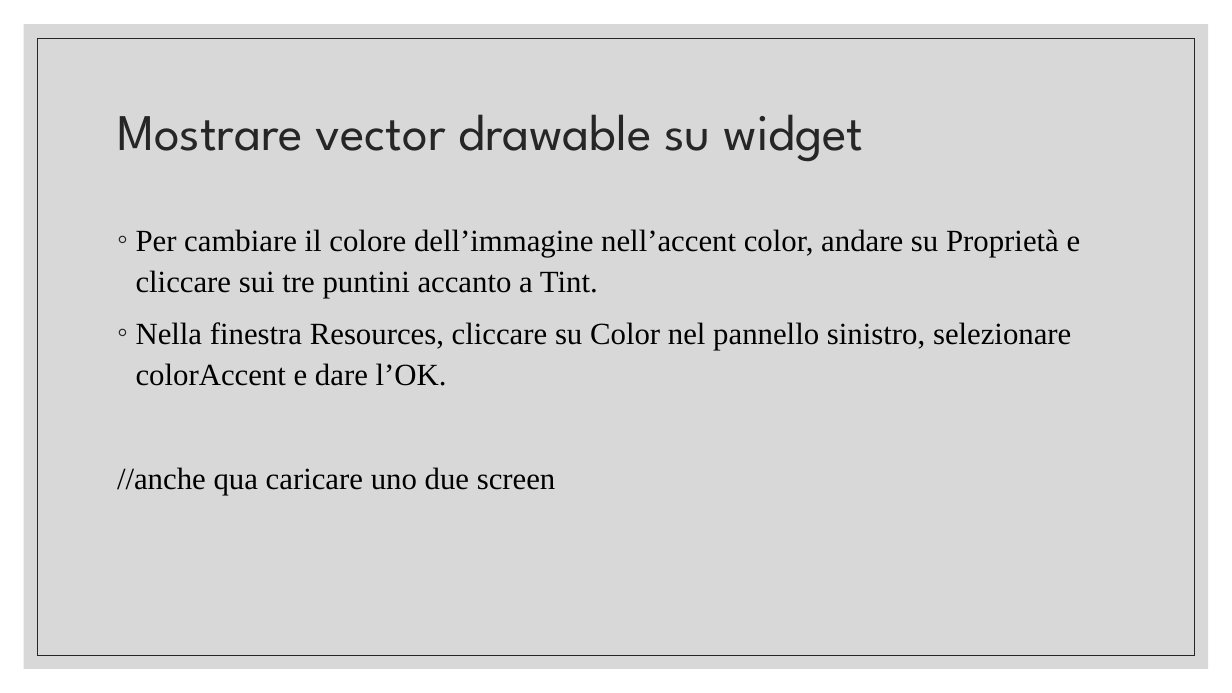
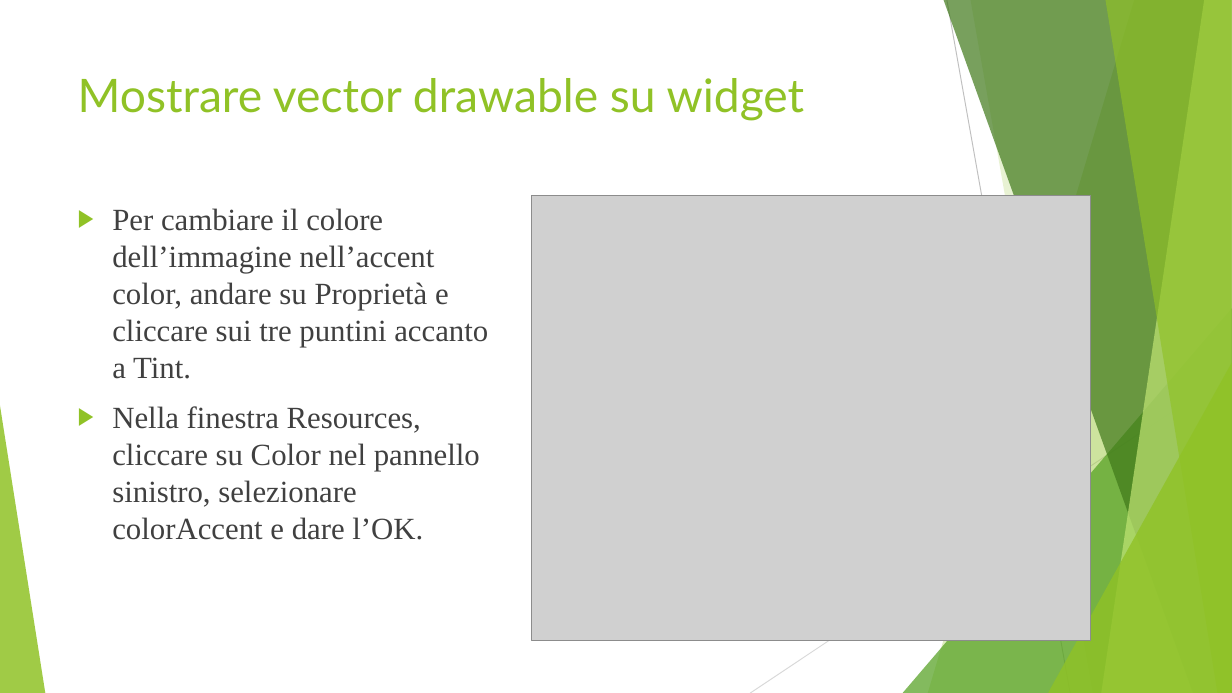
Before and after one commit to tizianotaglienti/Colleghi-Ristretti, a slide deck: slide 37 of Vector asset studio.pptx (slide 35 before the commit). Drawn at 1232x693 pixels with LibreOffice and Linux fonts; fonts in the diff are those of the drawing; grey boxes stand for pictures. Boxes give left, top, right and bottom in pixels: in the first picture for what was removed or moved away, otherwise in the second. Text is boxed around its words. In the diff, an @@ line names an element or a change of style, - is before the commit and + after.

```diff
--- a/Vector asset studio.pptx
+++ b/Vector asset studio.pptx
@@ rectangle removed at [24,24,1209,669] @@
@@ rectangle removed at [38,38,1195,655] @@
@@ title "Mostrare vector drawable su widget": place and size @@
-title "Mostrare vector drawable su widget" at [117,114,864,162]
+title "Mostrare vector drawable su widget" at [78,78,805,121]
@@ title "Mostrare vector drawable su widget" at [78,78,805,121]: size 40 to 36 pt, font League Spartan to Lato, text colour #262626 to #90C226; line spacing 0.9 to 1; vertical alignment middle to top @@
@@ text "Per cambiare il colore dell’immagine ...": place and size @@
-text "Per cambiare il colore dell’immagine ..." at [117,229,1081,495]
+text "Per cambiare il colore dell’immagine ..." at [112,208,488,540]
@@ text "Per cambiare il colore dell’immagine ..." at [112,208,488,540]: text colour #000000 to #404040; bullet ◦ to ▶; line spacing 1.1 to 1; more space between paragraphs; bullet colour #262626 to #90C226 @@
@@ picture added at [532,195,1092,640] @@
@@ group added at [0,0,1232,693]: 5 freeform shapes, 3 triangles, 2 lines @@
@@ text at [117,467,556,495]: paragraph removed @@
-//anche qua caricare uno due screen
```
Also in this commit, not shown: 48 other slides changed, 3 slides added, 1 slide removed.
